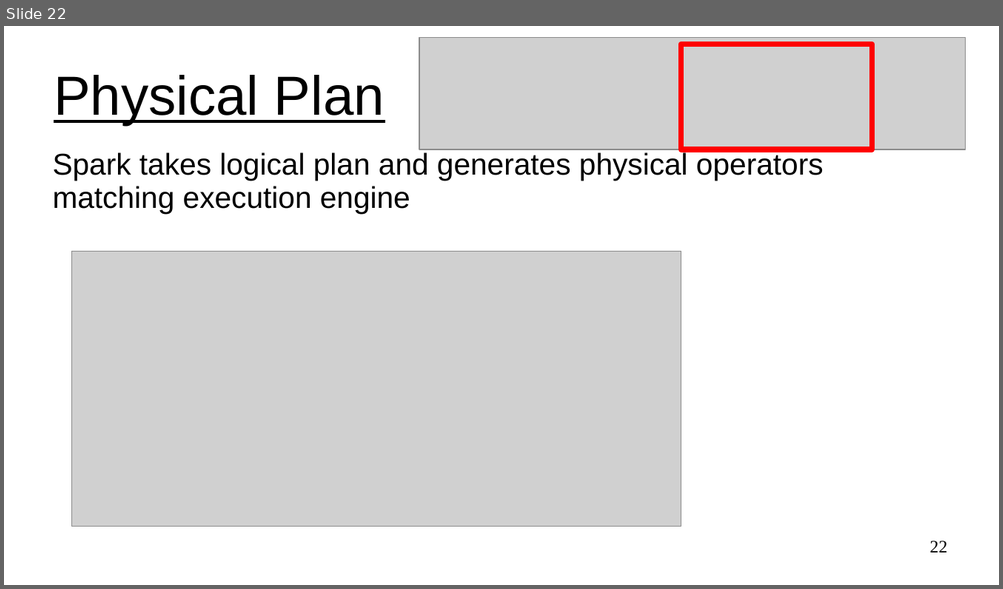
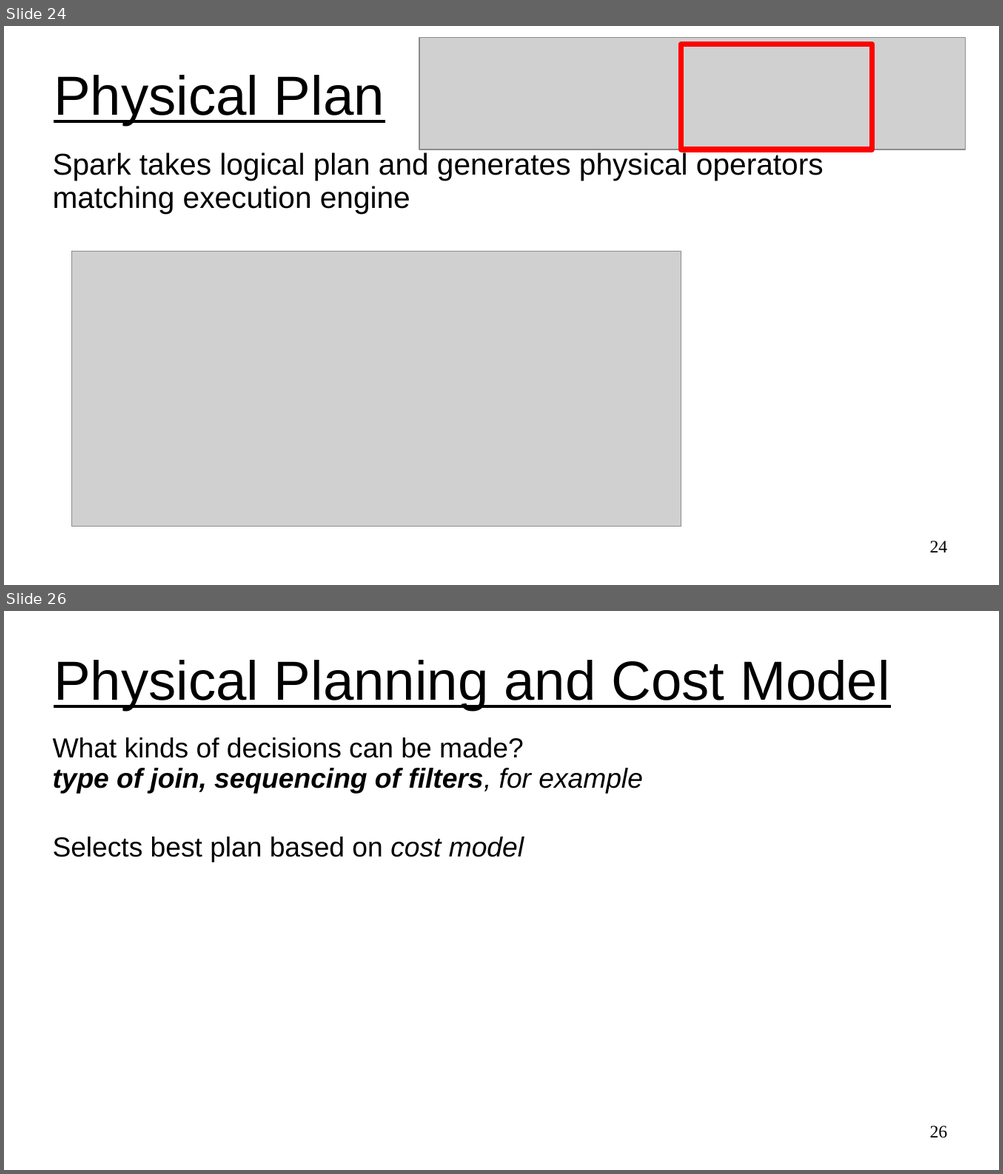
Before and after one commit to UVADS/distributed_computing, a slide deck: 03_dataframes_and_spark_sql/content_catalyst_optimizer/catalyst_optimizer_for_spark_sql.ppt. Shown one above the other, each under a label of ours: slide 22 before the commit, slides 24 and 26 after it; the slides between them are not shown. The pictures are 1003x589 and 1003x1174 pixels, drawn with LibreOffice and Linux fonts; fonts in the diff are those of the drawing; grey boxes stand for pictures. Boxes give left, top, right and bottom in pixels: in the first picture for what was removed or moved away, otherwise in the second. Text is boxed around its words. In the diff, an @@ line names an element or a change of style, - is before the commit and + after.

```diff
--- a/03_dataframes_and_spark_sql/content_catalyst_optimizer/catalyst_optimizer_for_spark_sql.ppt
+++ b/03_dataframes_and_spark_sql/content_catalyst_optimizer/catalyst_optimizer_for_spark_sql.ppt
@@ slide 26 added at [4, 611, 999, 1170], background #FFFFFF @@
@@ title added at [54, 660, 890, 710], 44 pt, text #000000, underline @@
+Physical Planning and Cost Model
@@ text added at [53, 738, 643, 863], 22 pt, text #000000 @@
+What kinds of decisions can be made?
+type of join, sequencing of filters, for example
+Selects best plan based on cost model
@@ page number added at [930, 1126, 948, 1139], 14 pt, text #000000 @@
+26
@@ what was slide 22 is now slide 24 @@
@@ page number at [930, 541, 948, 553]: text changed @@
-22
+24
```
Also in this commit, not shown: 7 slides changed, 7 other slides added, 3 slides removed.
